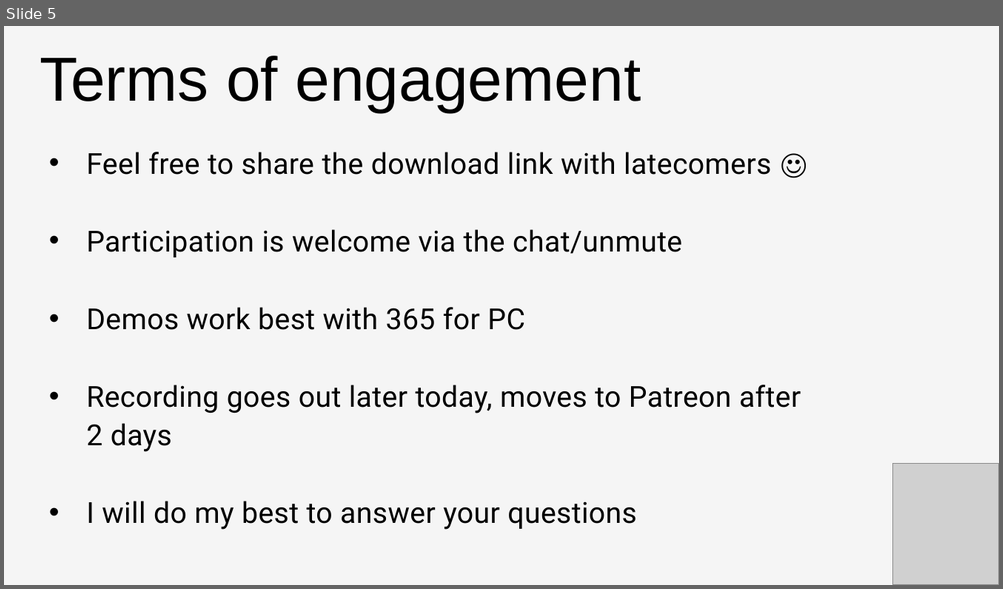
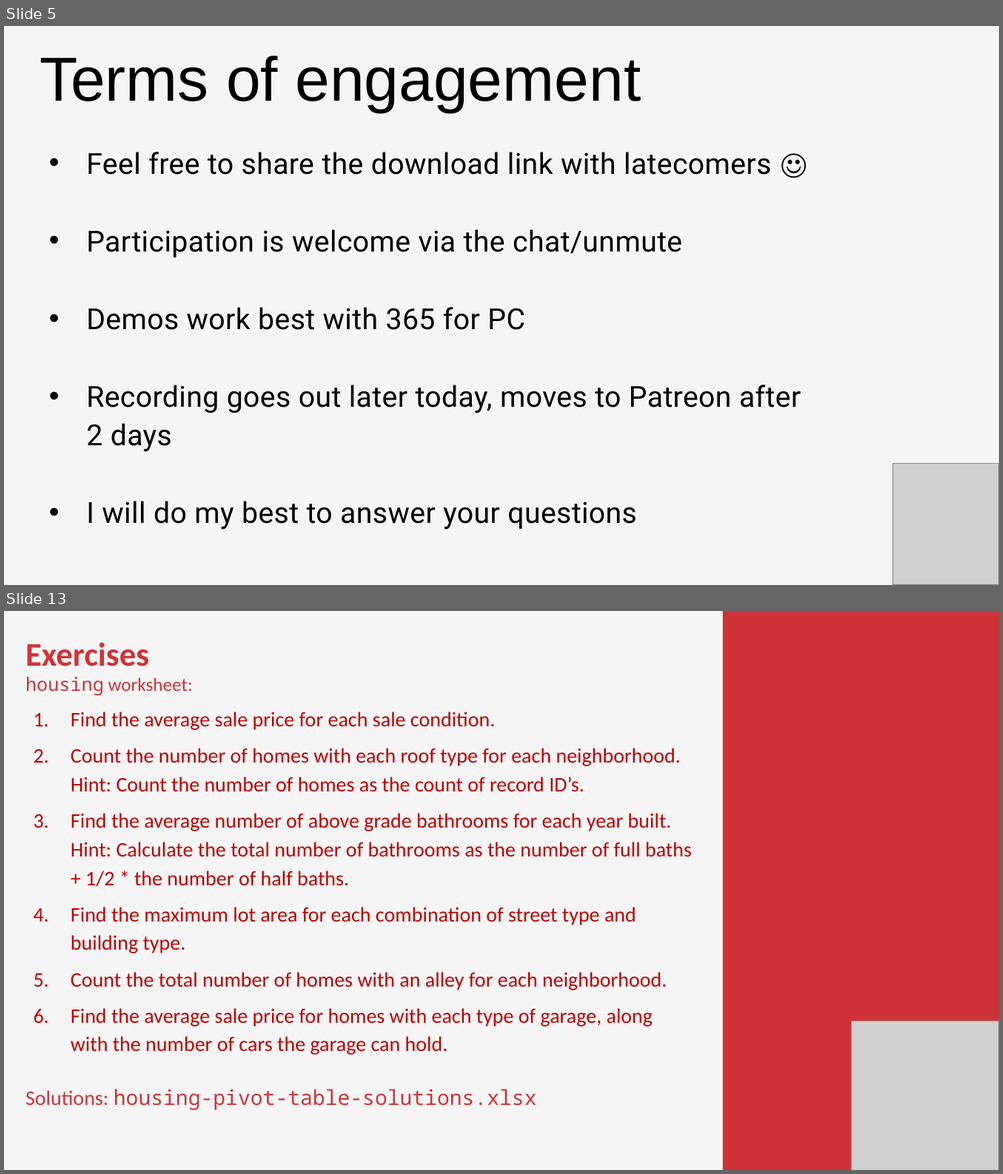
Before and after one commit to stringfestdata/first-steps-pivot-tables-excel, a slide deck: intro-pivot-tables-slides.pptx. Shown one above the other, each under a label of ours: slide 5 before the commit, slides 5 and 13 after it; the slides between them are not shown. The pictures are 1003x589 and 1003x1174 pixels, drawn with LibreOffice and Linux fonts; fonts in the diff are those of the drawing; grey boxes stand for pictures. Boxes give left, top, right and bottom in pixels: in the first picture for what was removed or moved away, otherwise in the second. Text is boxed around its words. In the diff, an @@ line names an element or a change of style, - is before the commit and + after.

```diff
--- a/intro-pivot-tables-slides.pptx
+++ b/intro-pivot-tables-slides.pptx
@@ slide 13 added at [4,611,999,1170], background #F5F5F5 @@
@@ rectangle added at [723,611,999,1170], fill #CF3338 @@
@@ text added at [25,642,691,1111], 20 pt, text #C00000 @@
+Exercises
+housing worksheet:
+1. Find the average sale price for each sale condition.
+2. Count the number of homes with each roof type for each neighborhood. Hint: Count the number of homes as the count of record ID’s.
+3. Find the average number of above grade bathrooms for each year built. Hint: Calculate the total number of bathrooms as the number of full baths + 1/2 * the number of half baths.
+4. Find the maximum lot area for each combination of street type and building type.
+5. Count the total number of homes with an alley for each neighborhood.
+6. Find the average sale price for homes with each type of garage, along with the number of cars the garage can hold.
+Solutions: housing-pivot-table-solutions.xlsx
@@ picture added at [851,1022,999,1170] @@
```
Also in this commit, not shown: 1 slide changed, 8 other slides added, 8 slides removed, 23 other files.
